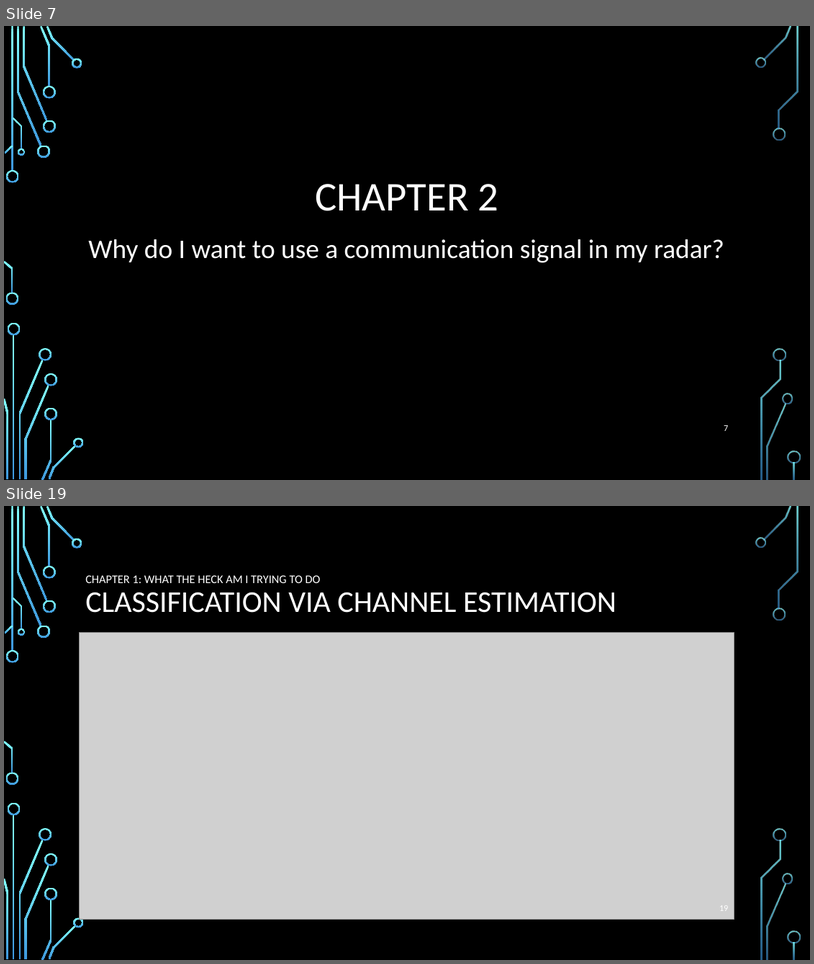
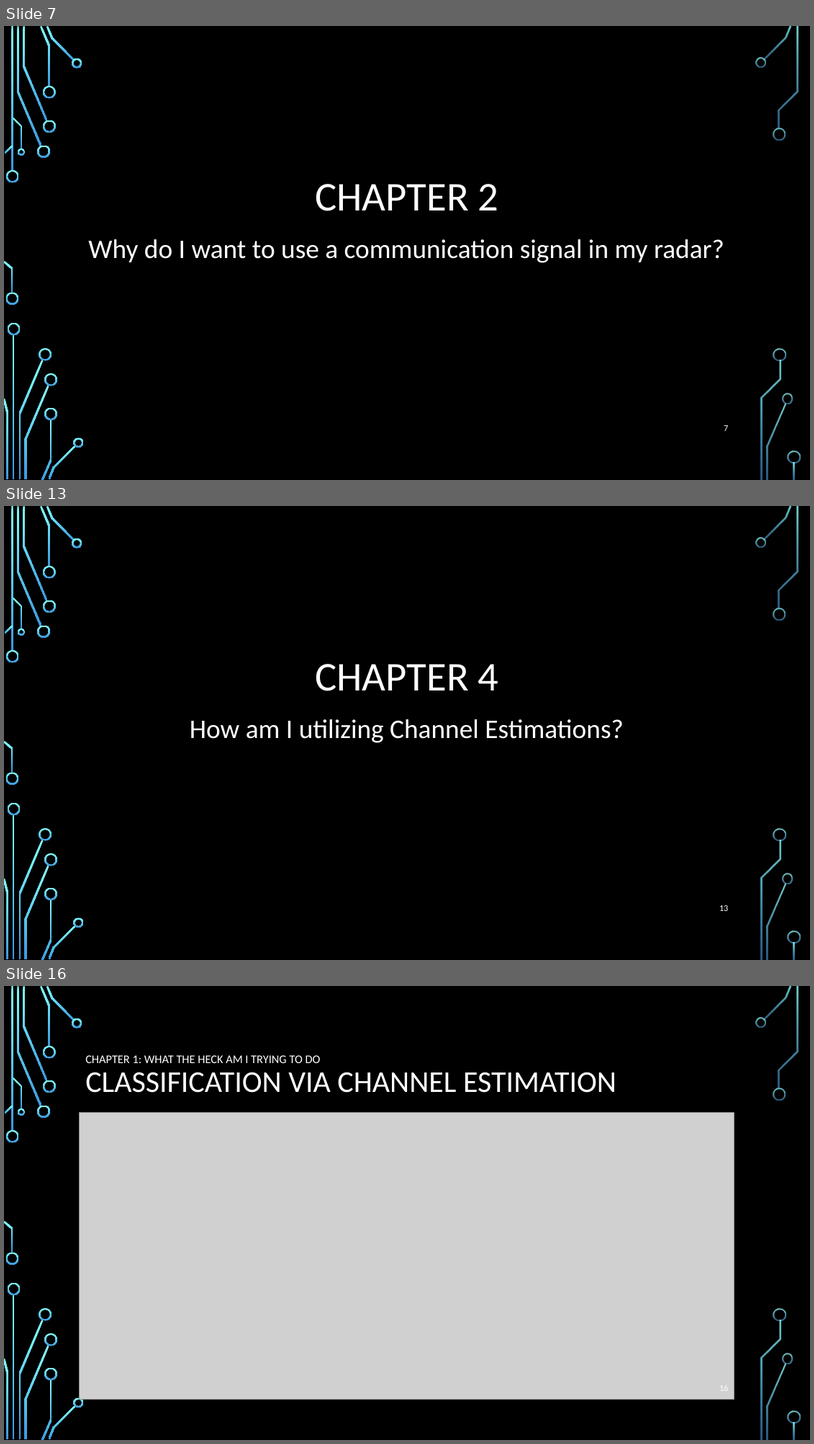
Before and after one commit to roryschram/masters, a slide deck: presentations/SARIG/sarig_rory_schram.pptx. Shown one above the other, each under a label of ours: slides 7 and 19 before the commit, slides 7, 13 and 16 after it; the slides between them are not shown. The pictures are 814x964 and 814x1444 pixels, drawn with LibreOffice and Linux fonts; fonts in the diff are those of the drawing; grey boxes stand for pictures; background and template pictures are left out. Boxes give left, top, right and bottom in pixels: in the first picture for what was removed or moved away, otherwise in the second. Text is boxed around its words. In the diff, an @@ line names an element or a change of style, - is before the commit and + after.

```diff
--- a/presentations/SARIG/sarig_rory_schram.pptx
+++ b/presentations/SARIG/sarig_rory_schram.pptx
@@ slide 13 added at box(4, 506, 810, 960), background picture (left out); not listed: 36 template elements that a slide beside it also shows @@
@@ title added at box(315, 664, 499, 691), 48.6 pt, text #FFFFFF @@
+CHAPTER 4
@@ text added at box(190, 719, 624, 743), 32 pt, text #FFFFFF @@
+How am I utilizing Channel Estimations?
@@ page number added at box(720, 905, 728, 911), 10.5 pt, text #FFFFFF @@
+13
@@ what was slide 19 is now slide 16 @@
```
Also in this commit, not shown: 5 slides changed, 6 other slides added, 10 slides removed.
